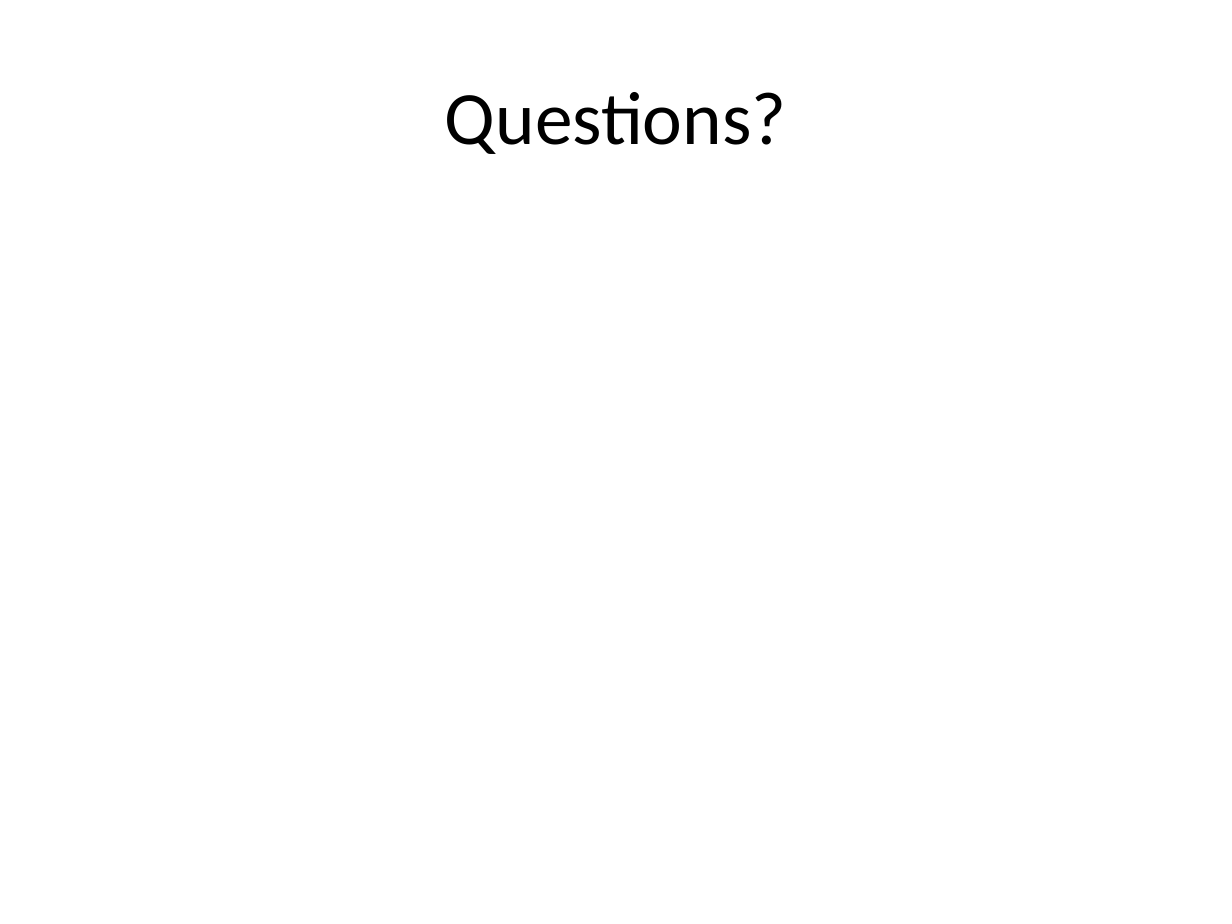
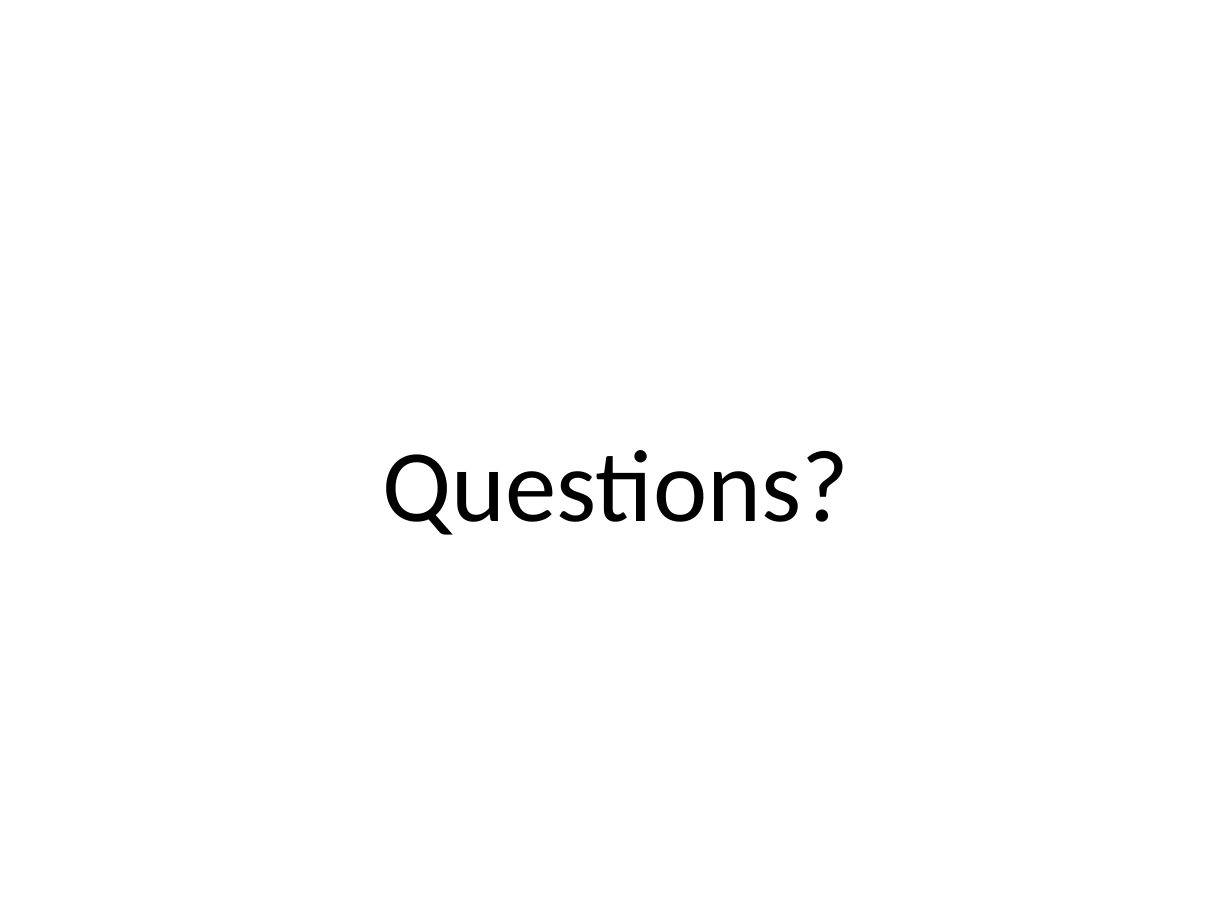
Before and after one commit to balidani/bomberman, a slide deck: slide 31 of presentation/slides_daniel.pptx. Drawn at 1232x924 pixels with LibreOffice and Linux fonts; fonts in the diff are those of the drawing. Boxes give left, top, right and bottom in pixels: in the first picture for what was removed or moved away, otherwise in the second. Text is boxed around its words. In the diff, an @@ line names an element or a change of style, - is before the commit and + after.

```diff
--- a/presentation/slides_daniel.pptx
+++ b/presentation/slides_daniel.pptx
@@ title "Questions?": place and size @@
-title "Questions?" at bbox=[445, 92, 787, 154]
+title "Questions?" at bbox=[383, 450, 849, 535]
@@ title "Questions?" at bbox=[383, 450, 849, 535]: size 44 to 60 pt @@
```
Also in this commit, not shown: 4 other slides changed.
